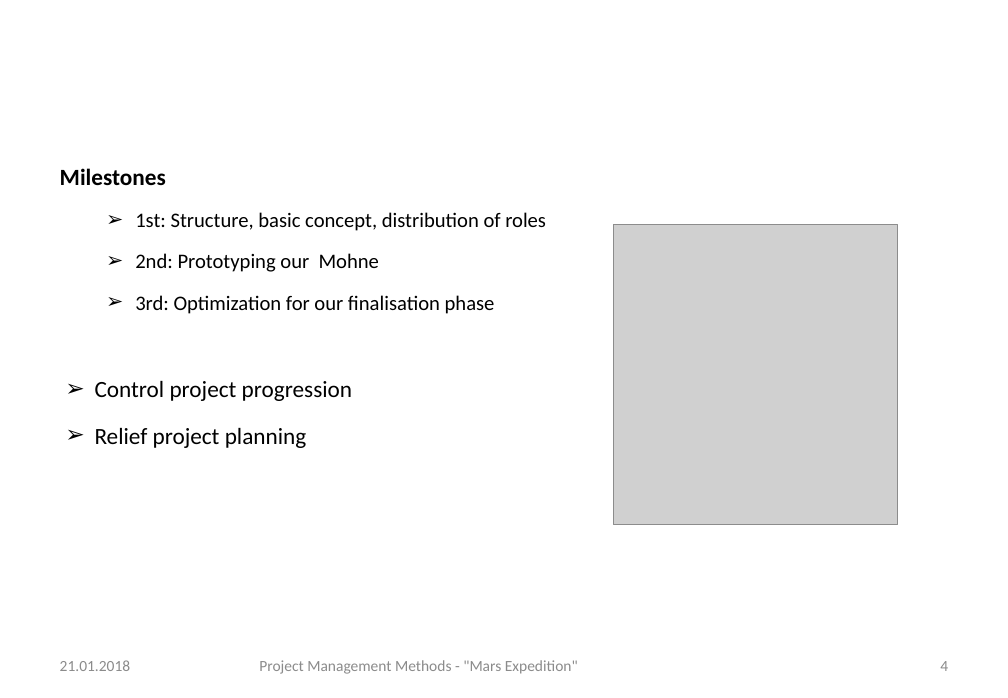
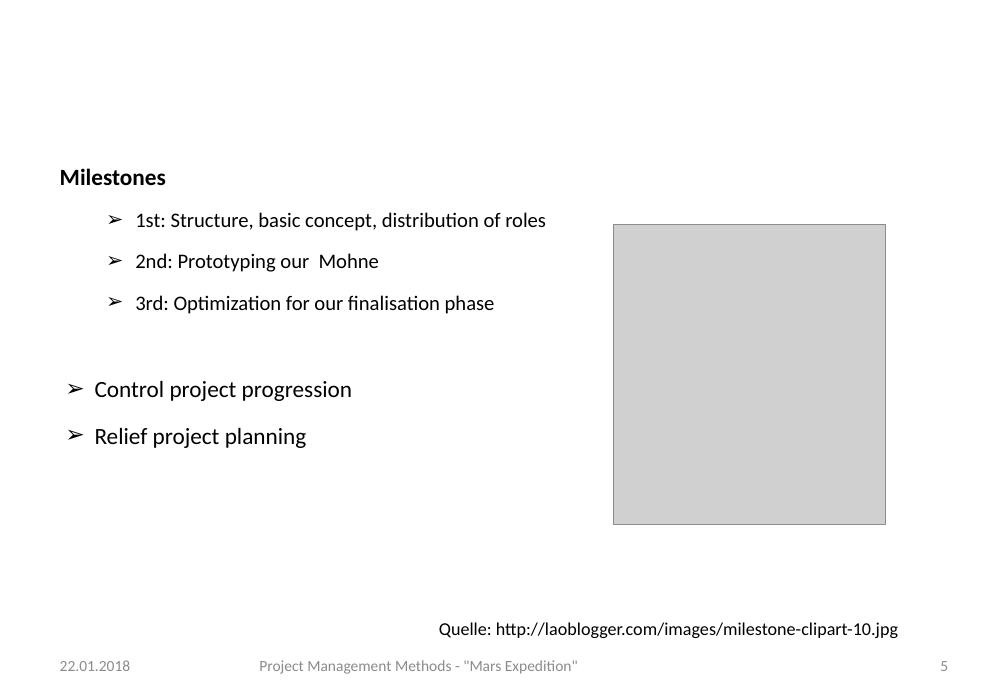
Before and after one commit to gchrizZz/RTW, a slide deck: slide 5 of 01_Projektmanagement/Assignment 5 - Project Managements Methods.pptx (slide 4 before the commit). Drawn at 1008x698 pixels with LibreOffice and Linux fonts; fonts in the diff are those of the drawing; grey boxes stand for pictures; background and template pictures are left out. Boxes give left, top, right and bottom in pixels: in the first picture for what was removed or moved away, otherwise in the second. Text is boxed around its words. In the diff, an @@ line names an element or a change of style, - is before the commit and + after.

```diff
--- a/01_Projektmanagement/Assignment 5 - Project Managements Methods.pptx
+++ b/01_Projektmanagement/Assignment 5 - Project Managements Methods.pptx
@@ picture resized from (x1=613, y1=224, x2=898, y2=525) to (x1=613, y1=224, x2=885, y2=525) @@
@@ text added at (x1=439, y1=622, x2=898, y2=638), 14 pt, text #000000 @@
+Quelle: http://laoblogger.com/images/milestone-clipart-10.jpg
@@ text at (x1=60, y1=660, x2=131, y2=671): text changed @@
-21.01.2018
+22.01.2018
@@ page number at (x1=940, y1=661, x2=948, y2=671): text changed @@
-4
+5
```
Also in this commit, not shown: 10 other slides changed, 1 other file.
